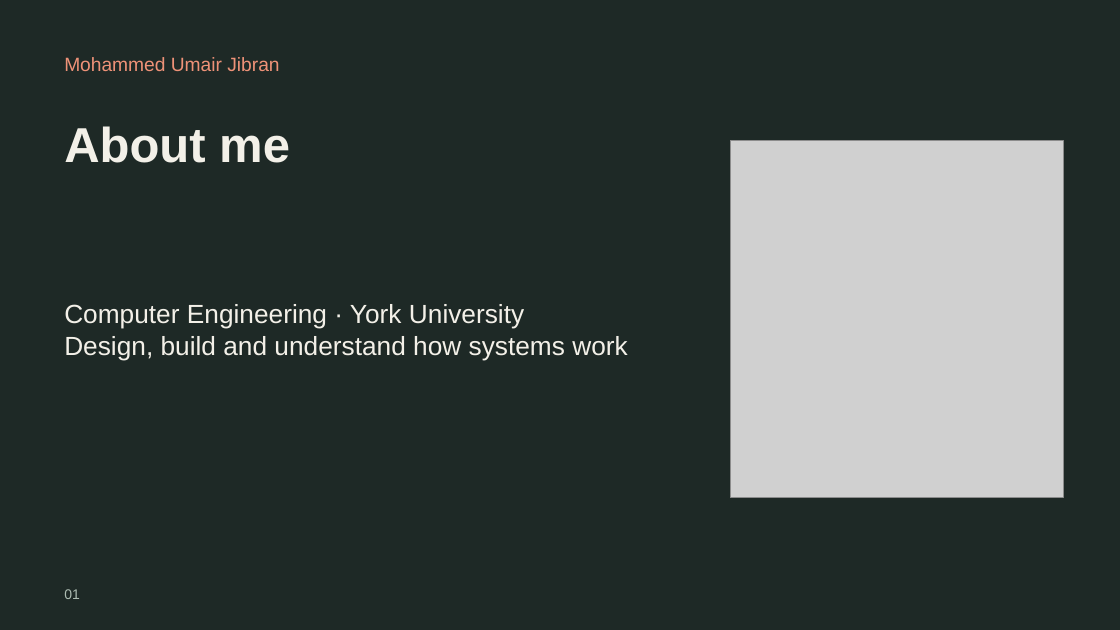
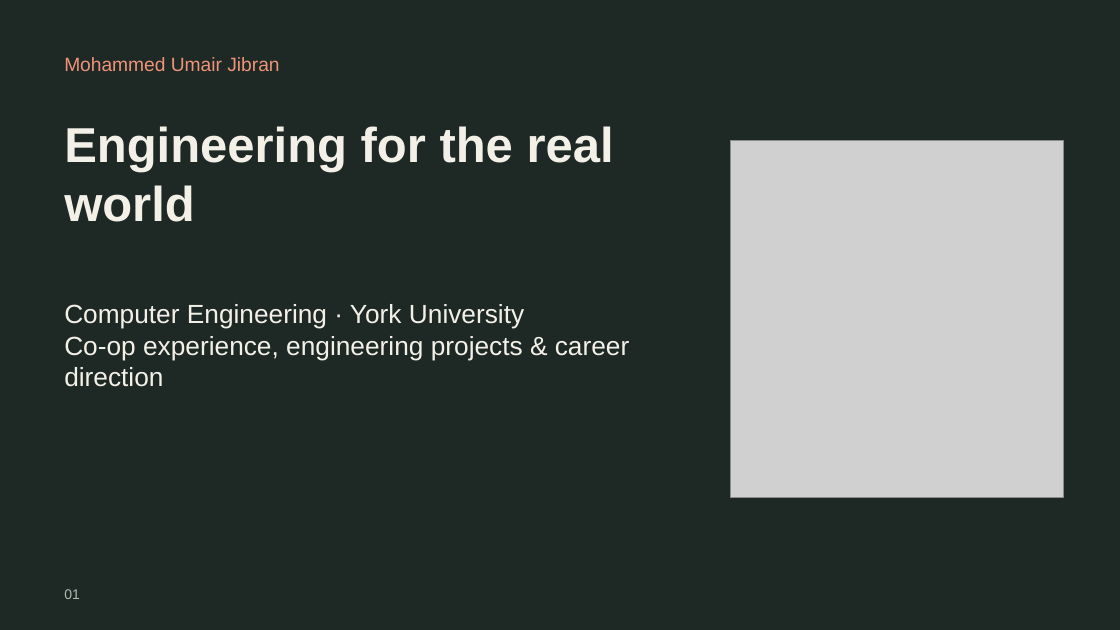
Before and after one commit to mjumair7/UmairJibran-ePortfolio, a slide deck: slide 1 of assets/About-Me.pptx. Drawn at 1120x630 pixels with LibreOffice and Linux fonts; fonts in the diff are those of the drawing; grey boxes stand for pictures. Boxes give left, top, right and bottom in pixels: in the first picture for what was removed or moved away, otherwise in the second. Text is boxed around its words. In the diff, an @@ line names an element or a change of style, - is before the commit and + after.

```diff
--- a/assets/About-Me.pptx
+++ b/assets/About-Me.pptx
@@ text at bbox=[64, 126, 614, 222]: text changed @@
-About me
+Engineering for the real world
@@ text at bbox=[64, 336, 629, 387]: text changed @@
-Design, build and understand how systems work
+Co-op experience, engineering projects & career direction
```
Also in this commit, not shown: 2 other slides changed, 4 slides added, 2 slides removed, 2 other files.
